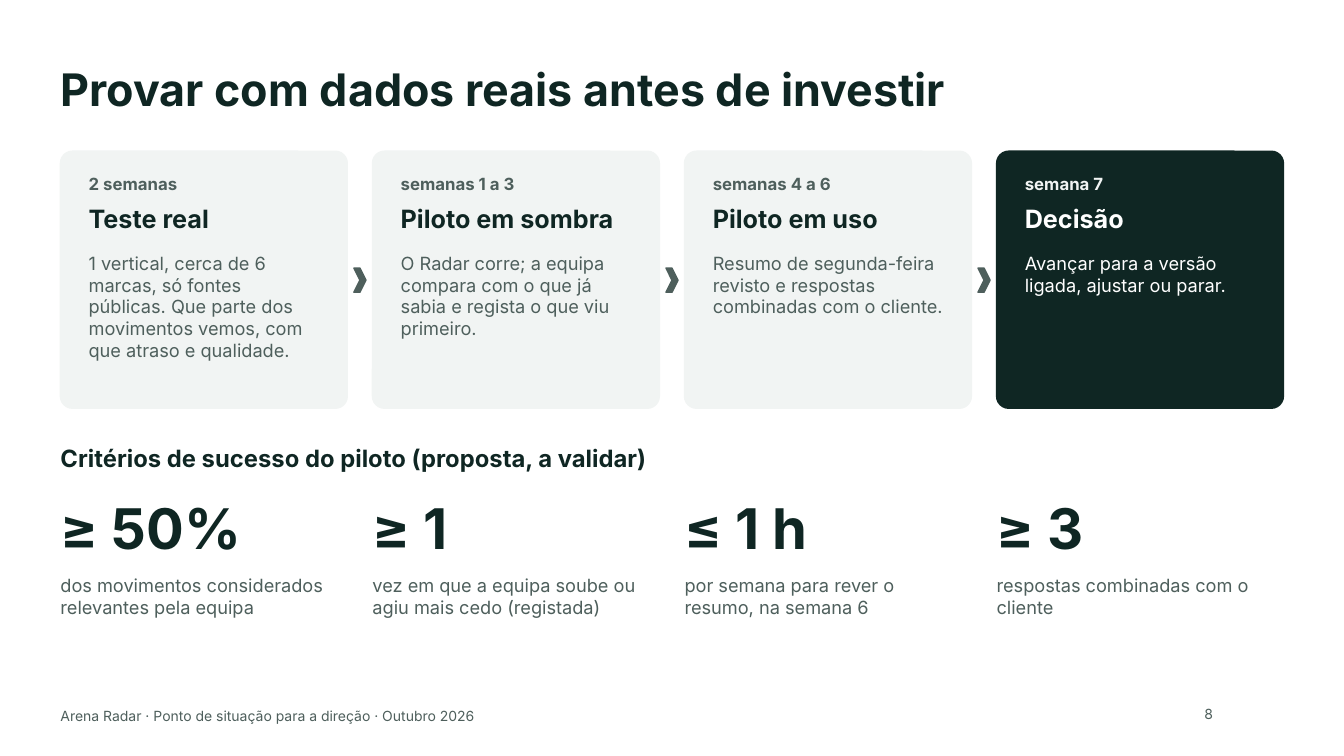
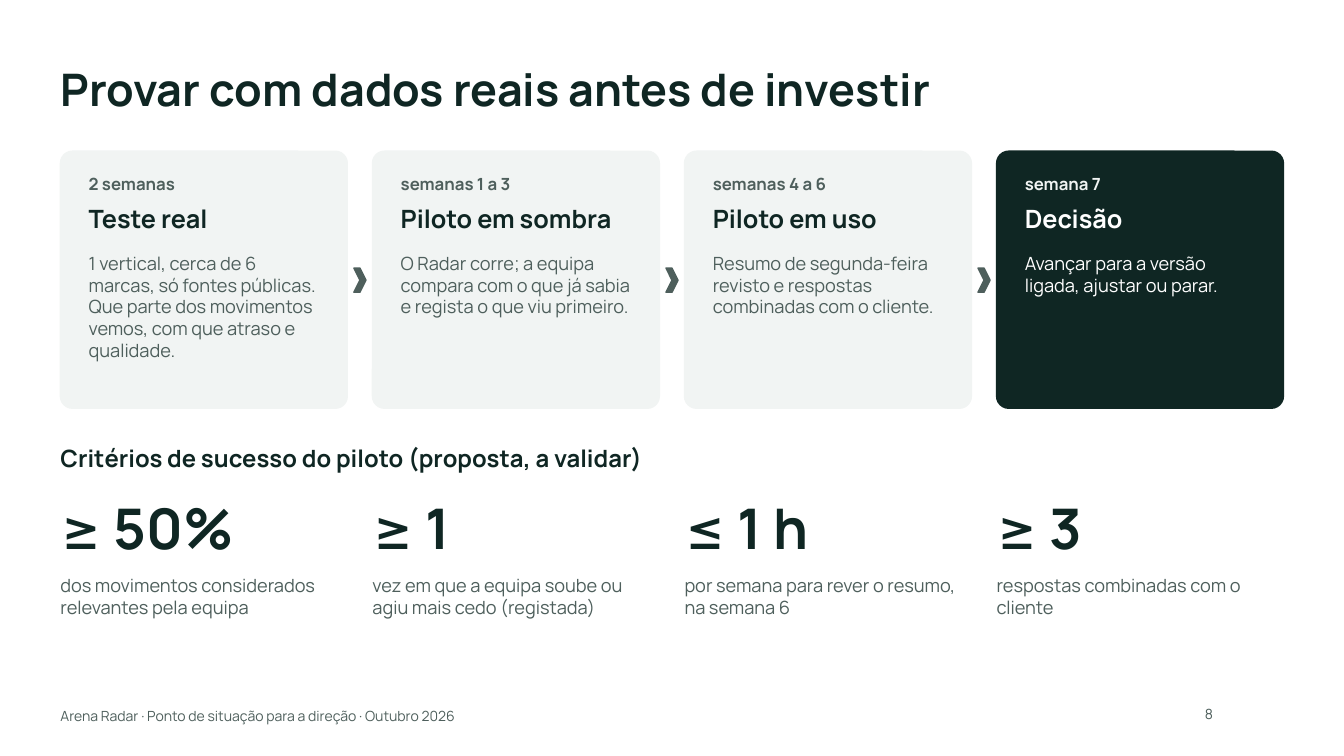
Before and after one commit to dfernandesmkt-maker/arenaradar, a slide deck: slide 8 of deliverables/arena-radar-direcao.pptx. Drawn at 1344x756 pixels with LibreOffice and Linux fonts; fonts in the diff are those of the drawing; background and template pictures are left out. Boxes give left, top, right and bottom in pixels: in the first picture for what was removed or moved away, otherwise in the second. Text is boxed around its words. In the diff, an @@ line names an element or a change of style, - is before the commit and + after.

```diff
--- a/deliverables/arena-radar-direcao.pptx
+++ b/deliverables/arena-radar-direcao.pptx
@@ font Inter to Manrope in 23 elements at bbox=[60, 73, 930, 107], bbox=[89, 177, 175, 190], bbox=[89, 209, 207, 229], bbox=[89, 256, 316, 362], bbox=[401, 178, 511, 190], bbox=[401, 209, 612, 229], bbox=[401, 256, 630, 318], bbox=[713, 177, 826, 190], bbox=[713, 209, 877, 229], bbox=[713, 256, 933, 313], bbox=[1025, 178, 1101, 191], bbox=[1025, 208, 1123, 229], bbox=[1025, 256, 1218, 297], bbox=[60, 447, 642, 473], bbox=[114, 508, 234, 550], bbox=[60, 579, 315, 619], bbox=[426, 508, 451, 549], bbox=[372, 579, 623, 619], bbox=[738, 508, 808, 549], bbox=[685, 582, 955, 615], bbox=[1050, 508, 1083, 550], bbox=[997, 579, 1241, 614], bbox=[60, 710, 455, 725] @@
```
Also in this commit, not shown: 8 other slides changed, 6 other files.
